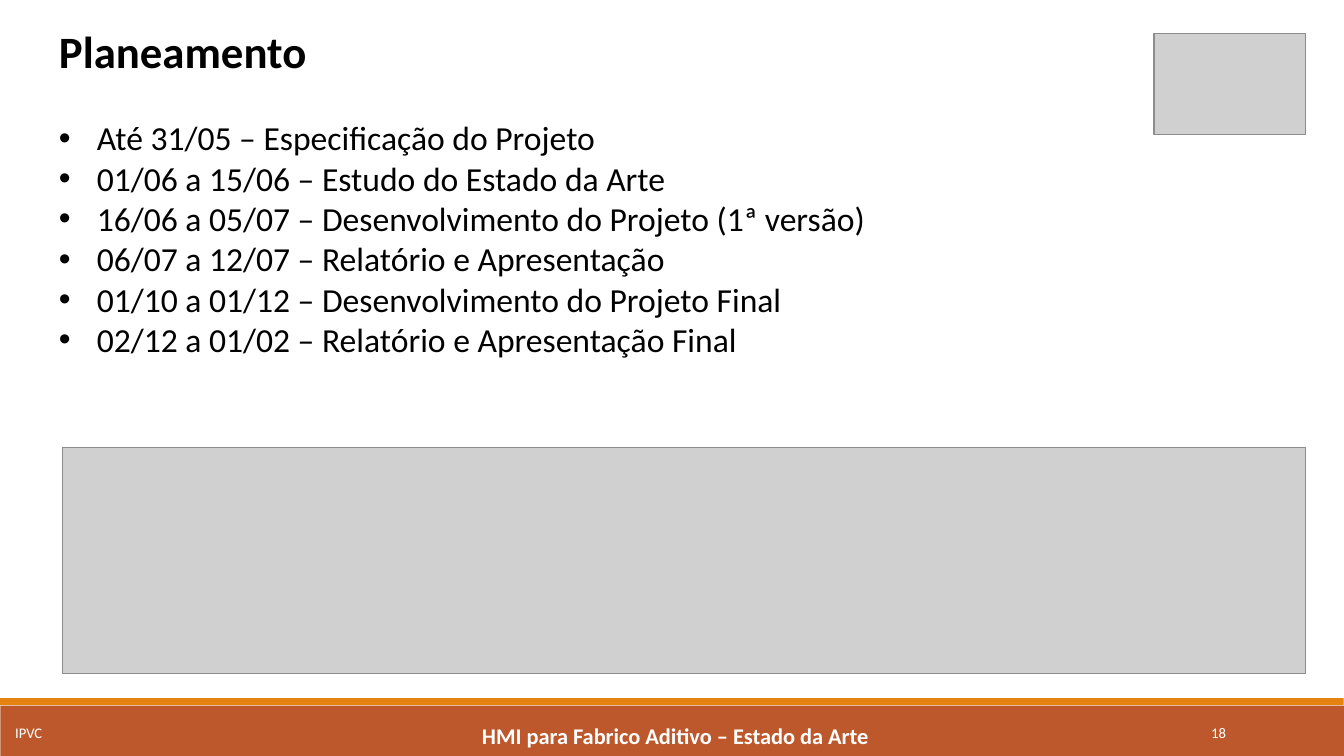
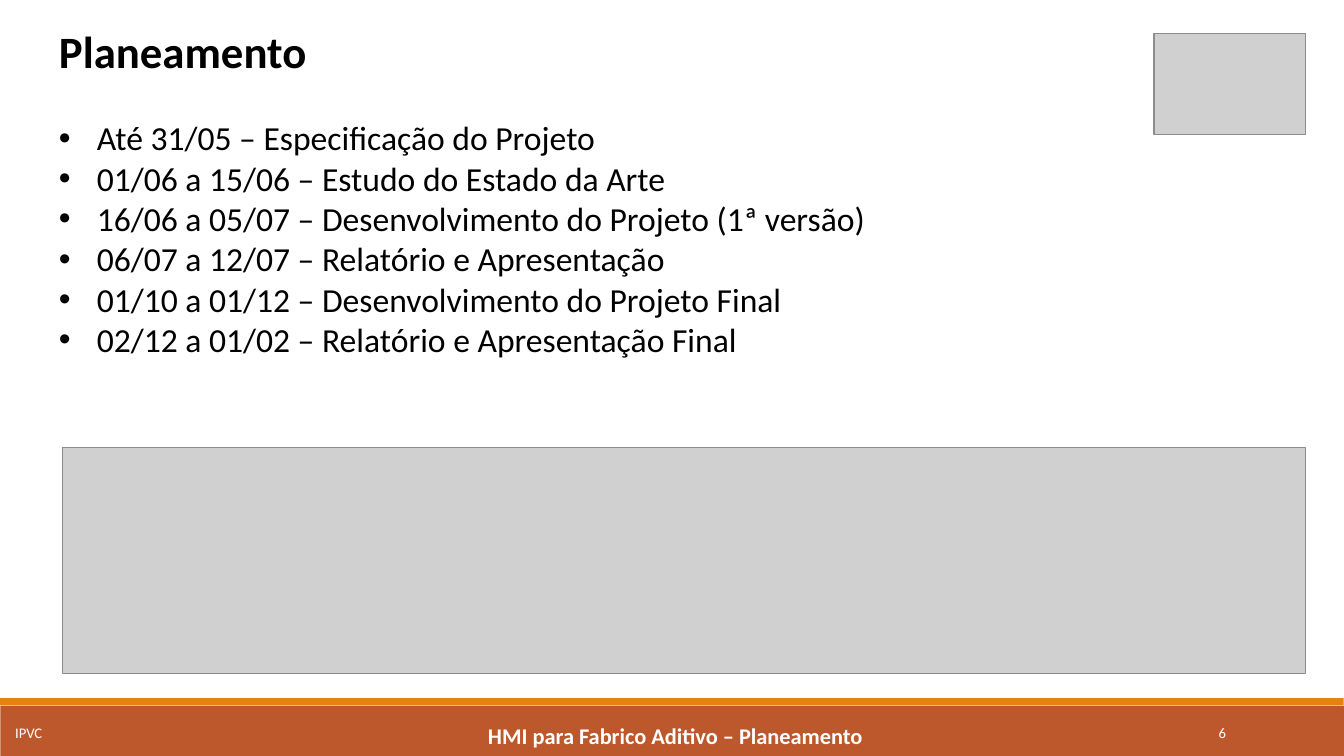
Before and after one commit to marcorlsrodrigues/projeto, a slide deck: slide 6 of Apresentacao Intermedia - Marco Rodrigues.pptx (slide 18 before the commit). Drawn at 1344x756 pixels with LibreOffice and Linux fonts; fonts in the diff are those of the drawing; grey boxes stand for pictures. Boxes give left, top, right and bottom in pixels: in the first picture for what was removed or moved away, otherwise in the second. Text is boxed around its words. In the diff, an @@ line names an element or a change of style, - is before the commit and + after.

```diff
--- a/Apresentacao Intermedia - Marco Rodrigues.pptx
+++ b/Apresentacao Intermedia - Marco Rodrigues.pptx
@@ text at bbox=[488, 728, 862, 748]: text changed @@
-HMI para Fabrico Aditivo – Estado da Arte
+HMI para Fabrico Aditivo – Planeamento
@@ page number at bbox=[1219, 728, 1226, 738]: text changed @@
-18
+6
```
Also in this commit, not shown: 2 other slides changed.
